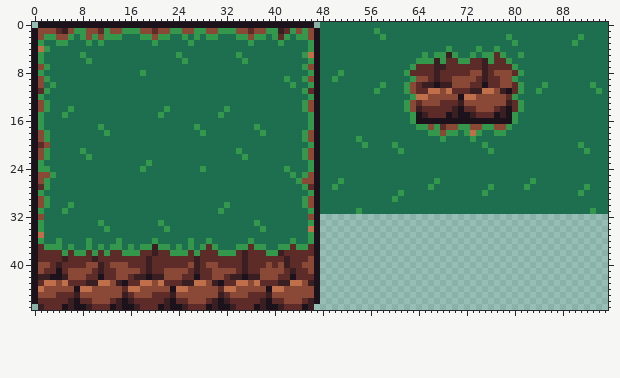
Two states of a pixel-art file, assets/objects/buildings/interiors/walls/cliff_wall.ase. The picture above was drawn from the file before the commit.
96x48 pixels, 1 frame.
After:
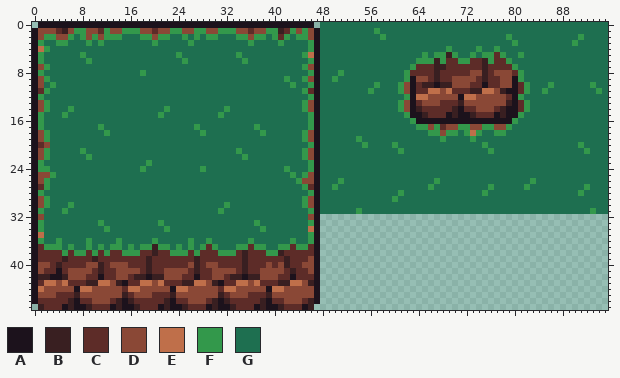
Palette (. is transparent): A #1c121c  B #391f21  C #5d2c28  D #8a4836  E #bf6f4a  F #33984b  G #1e6f50
Diff:
y 9: x 62..63 GF -> FA; x 80..81 FG -> AF
y 10: x 57..58 GF -> FG; x 61..63 GFD -> FDA; x 80..82 CFG -> ACF; x 85..86 FG -> GF
y 11: x 56..57 GF -> FG; x 61..63 GFD -> FDA; x 80..82 CFG -> ACF; x 84..85 FG -> GF
y 12: x 62..63 GF -> FA; x 80..81 FG -> AF
y 13..14: x 61..63 GFD -> FDA; x 80..82 CFG -> ACF
y 15: x 62..63 GF -> FA; x 80..81 FG -> AF
